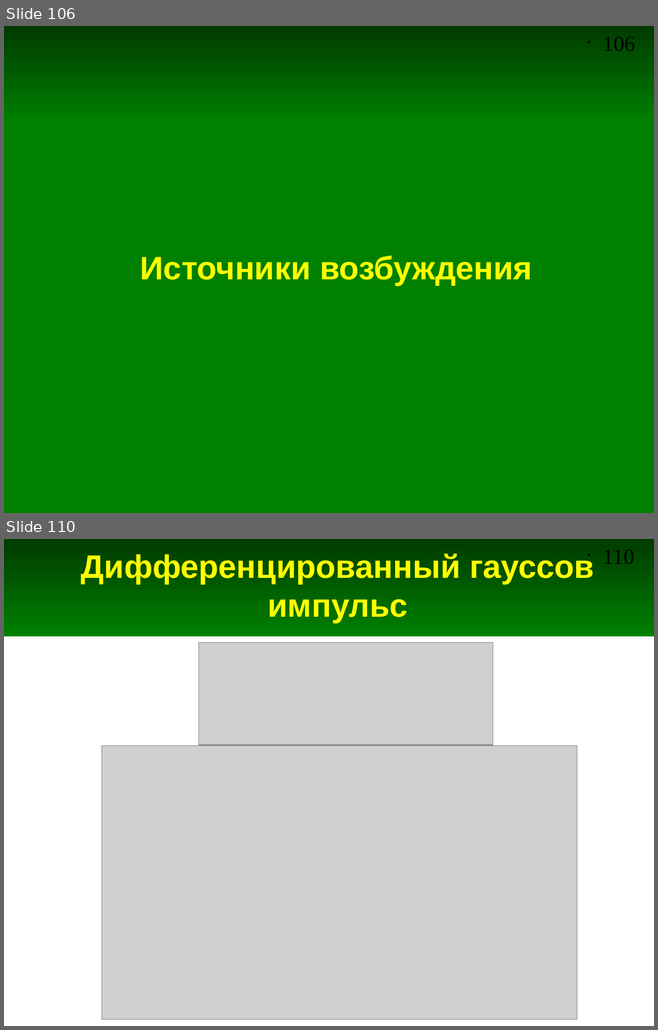
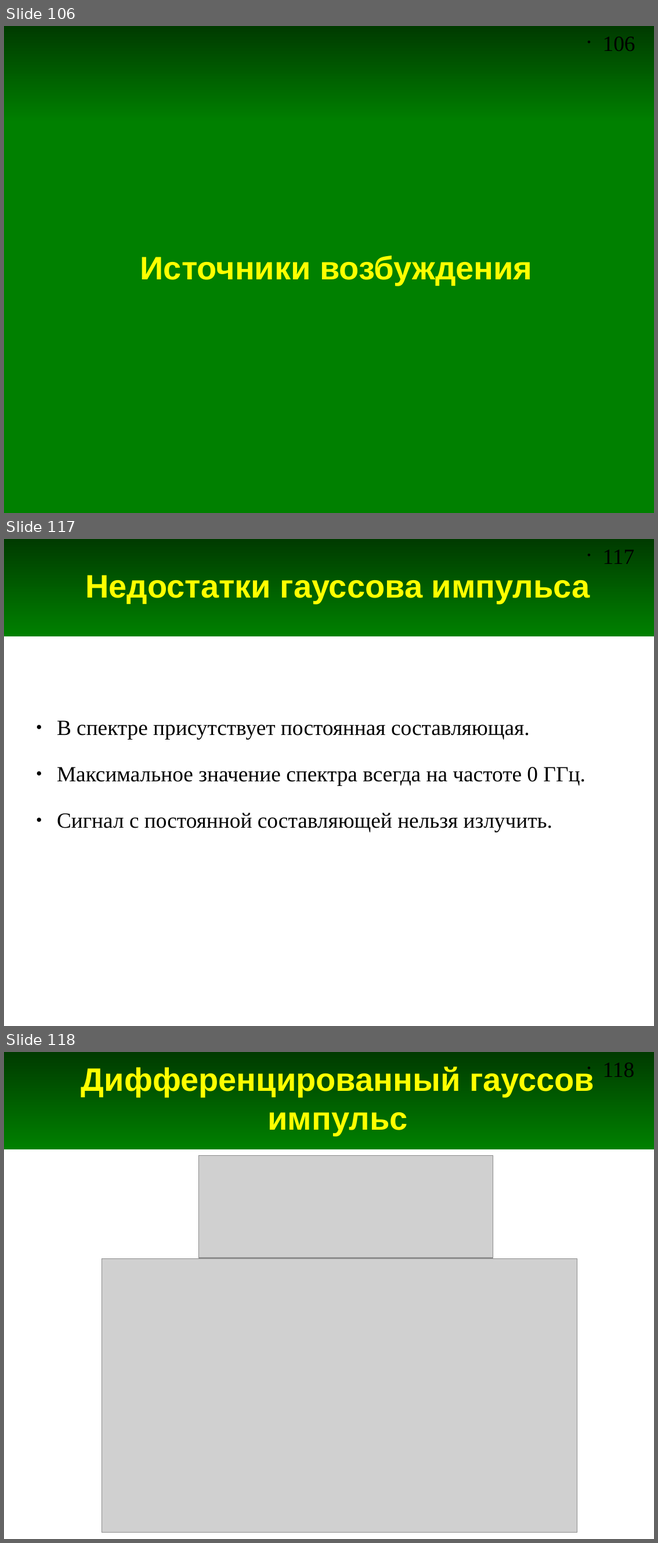
Before and after one commit to andris0147sv/modelling, a slide deck: presentations/2. FDTD.odp. Shown one above the other, each under a label of ours: slides 106 and 110 before the commit, slides 106, 117 and 118 after it; the slides between them are not shown. The pictures are 658x1030 and 658x1543 pixels, drawn with LibreOffice and Linux fonts; fonts in the diff are those of the drawing; grey boxes stand for pictures. Boxes give left, top, right and bottom in pixels: in the first picture for what was removed or moved away, otherwise in the second. Text is boxed around its words. In the diff, an @@ line names an element or a change of style, - is before the commit and + after.

Commit message:
Добавлены слады про синусоидалдьный сигнал и вейвлет Рикера

```diff
--- a/presentations/2. FDTD.odp
+++ b/presentations/2. FDTD.odp
@@ slide 117 added at (x1=4, y1=539, x2=654, y2=1026), background #FFFFFF; not listed: 2 template elements that a slide beside it also shows @@
@@ title added at (x1=85, y1=575, x2=590, y2=603), 36 pt, text #FFFF00, bold @@
+Недостатки гауссова импульса
@@ text added at (x1=57, y1=721, x2=585, y2=832), 24 pt, text #000000 @@
+● В спектре присутствует постоянная составляющая.
+● Максимальное значение спектра всегда на частоте 0 ГГц.
+● Сигнал с постоянной составляющей нельзя излучить.
@@ what was slide 110 is now slide 118 @@
@@ page number at (x1=603, y1=1062, x2=634, y2=1077): text changed @@
-• 110
+• 118
```
Also in this commit, not shown: 5 slides changed, 15 other slides added.
